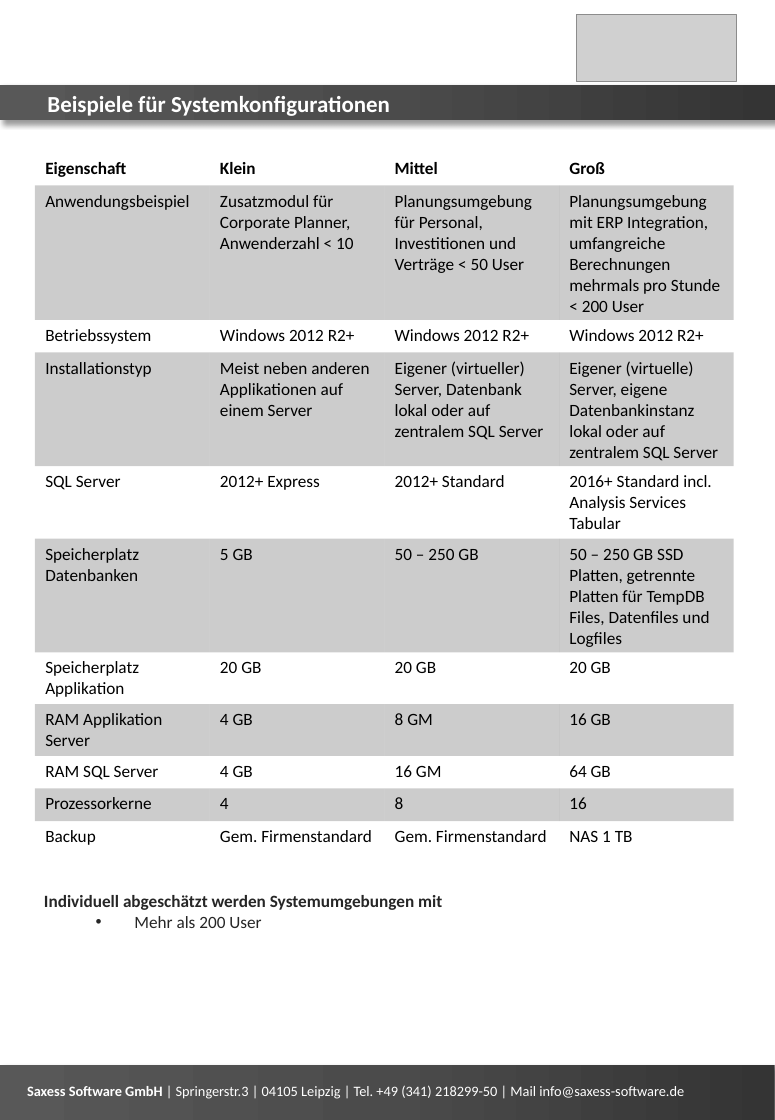
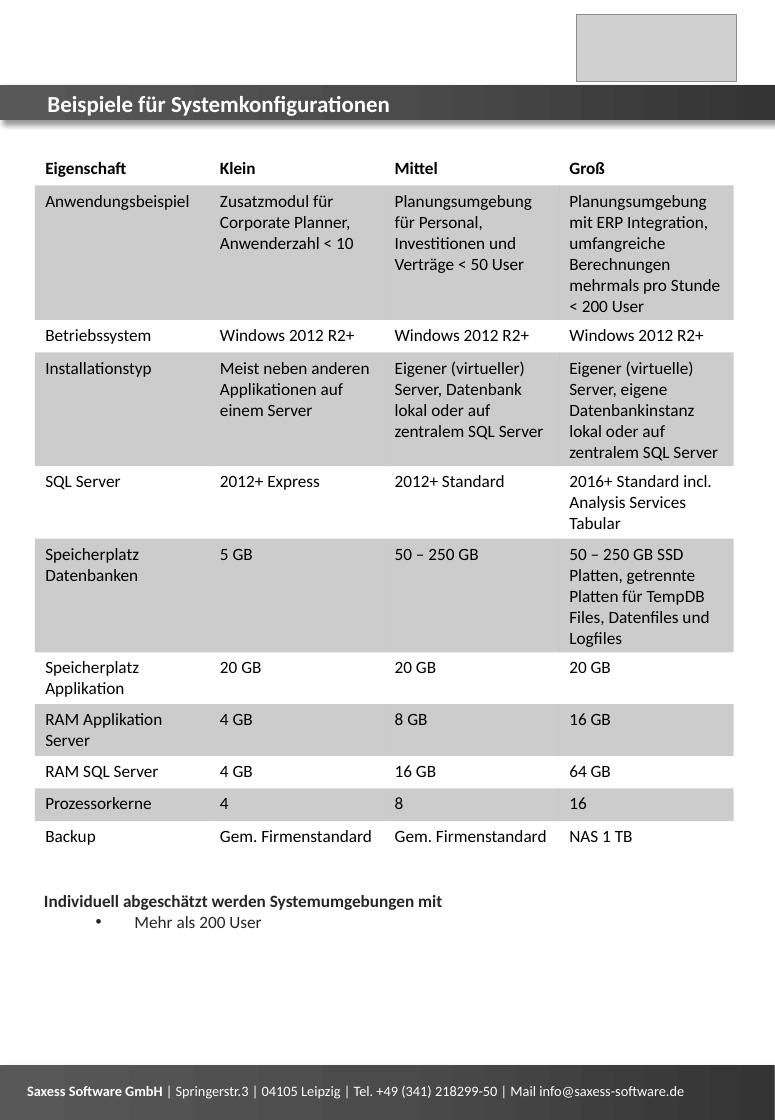
Before and after one commit to saxess-software/DataFactory-Knowledge-Center, a slide deck: slide 3 of 3a. DataFactory - Installation and Update/DataFactoy Systemvoraussetzungen.pptx. Drawn at 775x1120 pixels with LibreOffice and Linux fonts; fonts in the diff are those of the drawing; grey boxes stand for pictures. Boxes give left, top, right and bottom in pixels: in the first picture for what was removed or moved away, otherwise in the second. Text is boxed around its words. In the diff, an @@ line names an element or a change of style, - is before the commit and + after.

```diff
--- a/3a. DataFactory - Installation and Update/DataFactoy Systemvoraussetzungen.pptx
+++ b/3a. DataFactory - Installation and Update/DataFactoy Systemvoraussetzungen.pptx
@@ table at box(35, 153, 734, 852) @@
-row 8, column 3: 8 GM
+row 8, column 3: 8 GB
-row 9, column 3: 16 GM
+row 9, column 3: 16 GB
```
Also in this commit, not shown: 1 other slide changed, 1 other file.
